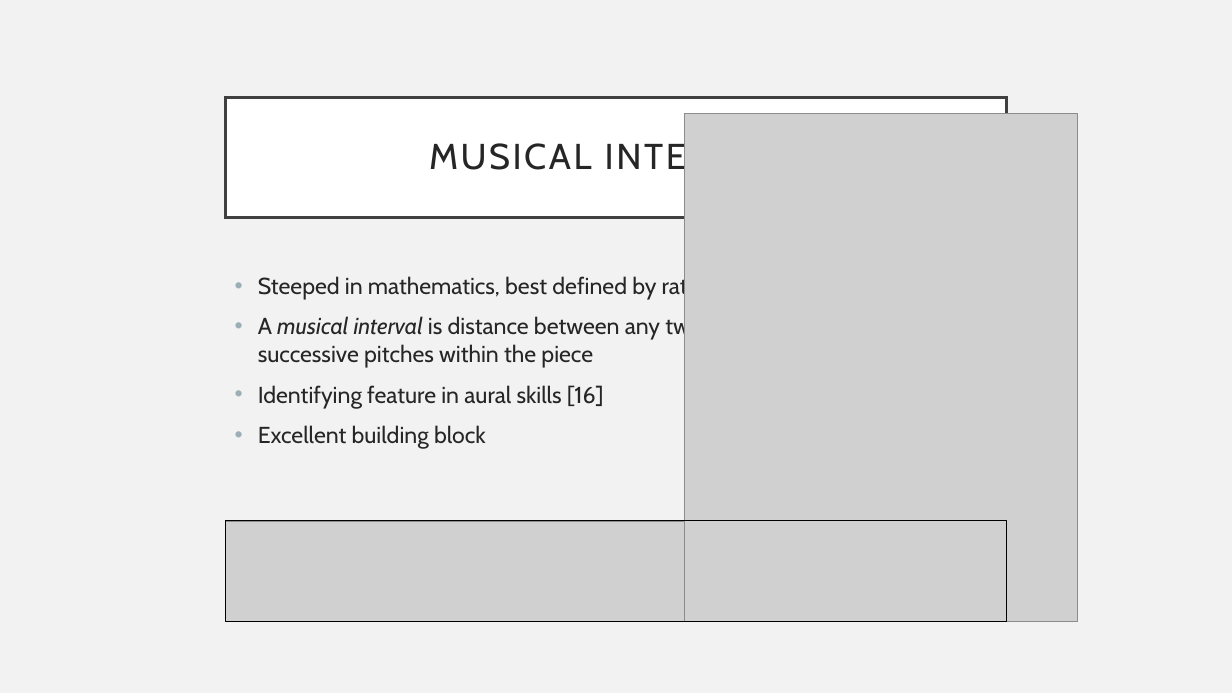
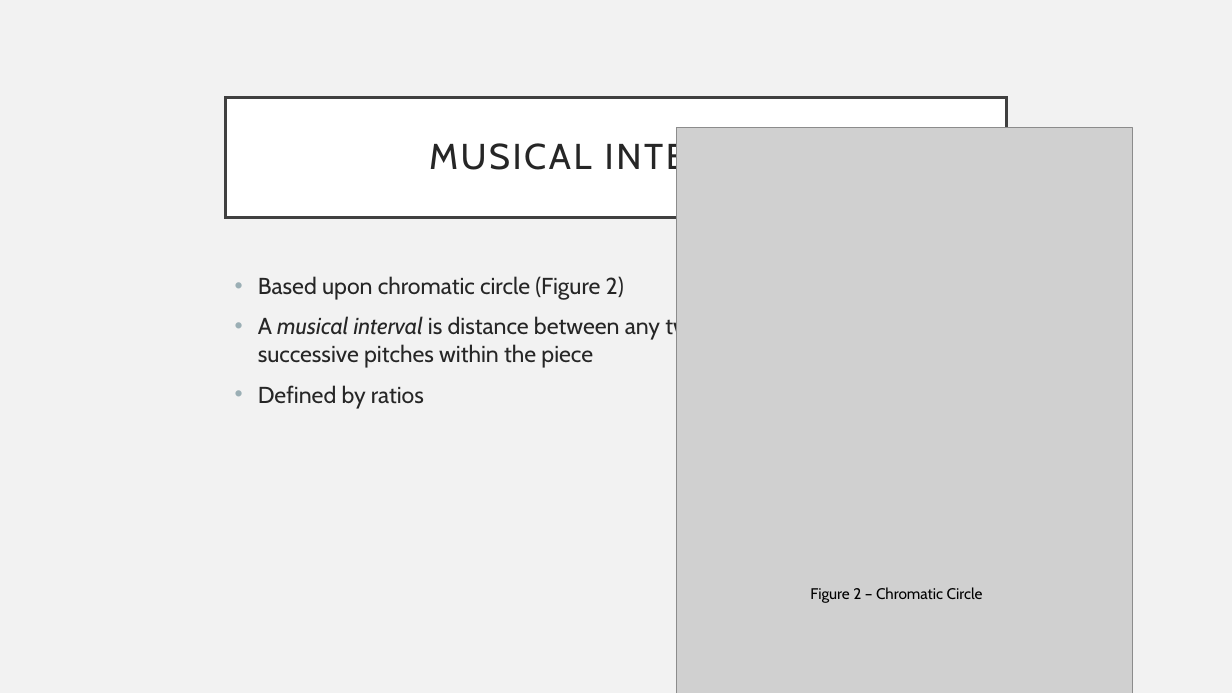
Before and after one commit to rstrelow001/CSCI-UR-Music-Composition, a slide deck: slide 10 of Presentations/MICS Presentation 1.0.pptx (slide 14 before the commit). Drawn at 1232x693 pixels with LibreOffice and Linux fonts; fonts in the diff are those of the drawing; grey boxes stand for pictures. Boxes give left, top, right and bottom in pixels: in the first picture for what was removed or moved away, otherwise in the second. Text is boxed around its words. In the diff, an @@ line names an element or a change of style, - is before the commit and + after.

```diff
--- a/Presentations/MICS Presentation 1.0.pptx
+++ b/Presentations/MICS Presentation 1.0.pptx
@@ picture: place and size @@
-picture at (685,114,1078,622)
+picture at (677,128,1133,693)
@@ text at (258,276,624,300): text changed @@
-• Steeped in mathematics, best defined by ratios
+• Based upon chromatic circle (Figure 2)
@@ text at (258,385,424,409): text changed @@
-• Identifying feature in aural skills [16]
-• Excellent building block
+• Defined by ratios
@@ picture removed at (226,521,1006,621) @@
@@ rectangle removed at (226,521,1006,622) @@
@@ text added at (810,587,983,603), 12 pt, text #000000 @@
+Figure 2 – Chromatic Circle
```
Also in this commit, not shown: 14 other slides changed, 5 slides added, 10 slides removed, 32 other files.
